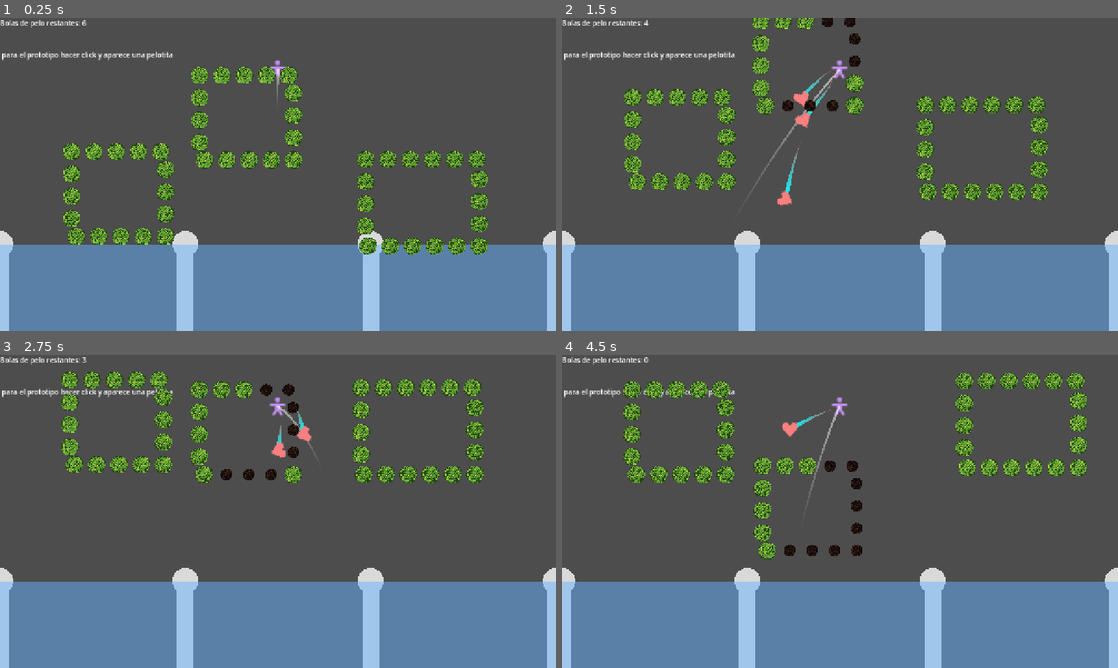
Above: before the commit, frames 1-4 (two rows, left to right).
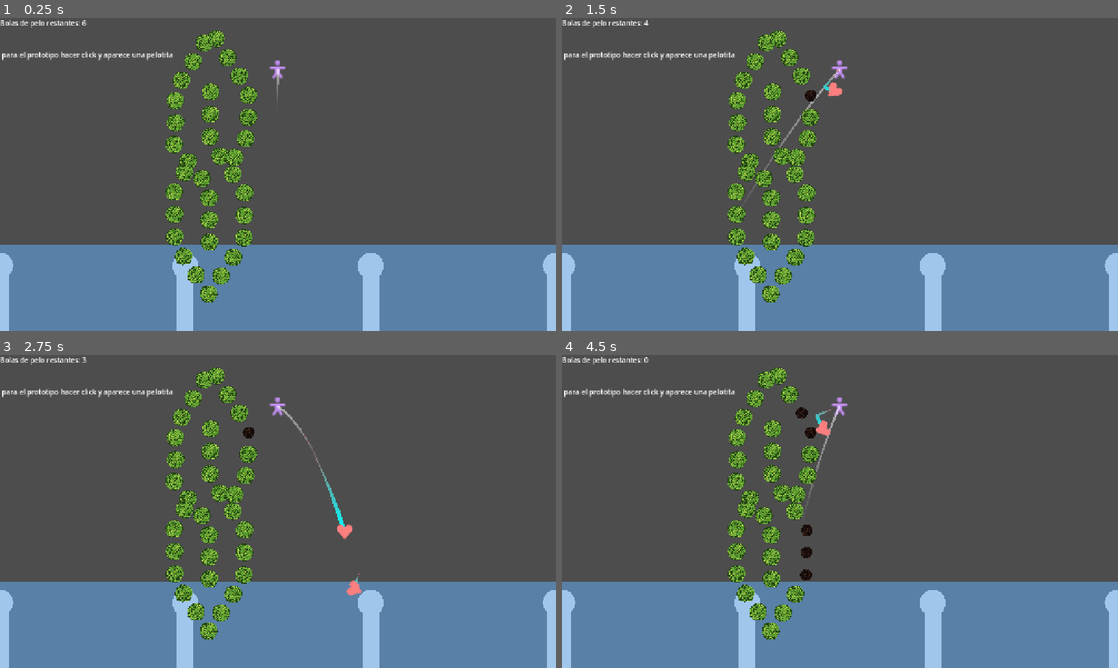
Above: after the commit, the same moments.

Repository: Markynico/LUJ-2026
Game: Godot game, scene res://escenas/prueba_escena.tscn
The game is run twice, just before and just after one commit, with the same random seed, the same clock (stepped at 60 frames per second) and the same inputs. Sound files missing from this copy of the repository are replaced by a short silence.
Inputs (mouse positions are in pixels of both pictures, inside the frame that each line leads up to):
- Up to frame 1 (0.25 s): no input
- Up to frame 2 (1.5 s): tap Y at 0.5, 1.25 s; move the mouse to (962, 158) at 0.52 s; click (962, 158) at 0.6 s; drag from (728, 190) to (656, 287) at 1.27 s
- Up to frame 3 (2.75 s): tap Y at 2 s; move the mouse to (333, 442) at 2.02 s; click (333, 442) at 2.1 s
- Up to frame 4 (4.5 s): tap Y at 2.75, 3.5, 4.25 s; drag from (812, 574) to (1023, 624) at 2.77 s; move the mouse to (1006, 558) at 3.52 s; click (1006, 558) at 3.6 s; drag from (673, 464) to (1023, 624) at 4.27 s

The runs differ from the first frame. In frame 1, 12% of the frame differs, in the area x 0-100%, y 4-91%; in frame 2, 12%; in frame 3, 12%; in frame 4, 11%.

Commit message:
update editor

Diff:
--- a/luj-2026/escenas/componentes/divisor.tscn
+++ b/luj-2026/escenas/componentes/divisor.tscn
@@ -4,7 +4,7 @@
 
 [sub_resource type="RectangleShape2D" id="RectangleShape2D_pared"]
 resource_local_to_scene = true
-size = Vector2(40, 200)
+size = Vector2(40, 150)
 
 [sub_resource type="CircleShape2D" id="CircleShape2D_punta"]
 resource_local_to_scene = true
@@ -12,16 +12,15 @@
 
 [node name="Divisor" type="StaticBody2D" unique_id=1662655621 node_paths=PackedStringArray("colision_pared", "colision_punta")]
 script = ExtResource("1_div")
-alto = 200.0
 ancho = 40.0
 radio_punta = 30.0
 colision_pared = NodePath("ColisionPared")
 colision_punta = NodePath("ColisionPunta")
 
 [node name="ColisionPared" type="CollisionShape2D" parent="." unique_id=1782782826]
-position = Vector2(0, -100)
+position = Vector2(0, -75)
 shape = SubResource("RectangleShape2D_pared")
 
 [node name="ColisionPunta" type="CollisionShape2D" parent="." unique_id=579995083]
-position = Vector2(0, -200)
+position = Vector2(0, -150)
 shape = SubResource("CircleShape2D_punta")
--- a/luj-2026/escenas/editor_de_niveles.tscn
+++ b/luj-2026/escenas/editor_de_niveles.tscn
@@ -1,62 +1,39 @@
 [gd_scene format=3 uid="uid://jimkk8u7orb2"]
 
 [ext_resource type="Script" uid="uid://bh3lxufik2p65" path="res://scripts/niveles/cargador_de_nivel.gd" id="1_carg"]
-[ext_resource type="PackedScene" uid="uid://cformarect0a1" path="res://escenas/componentes/forma_rectangulo.tscn" id="4_pevrx"]
-[ext_resource type="PackedScene" uid="uid://ddjsjatakql7" path="res://escenas/componentes/recorrido.tscn" id="5_xrhlm"]
+[ext_resource type="PackedScene" uid="uid://cformabe000a1" path="res://escenas/componentes/forma_path.tscn" id="3_4ylx1"]
+[ext_resource type="Script" uid="uid://1owdp7hud1ge" path="res://scripts/niveles/forma_path.gd" id="4_pevrx"]
 [ext_resource type="PackedScene" uid="uid://bxjt6h43758na" path="res://escenas/componentes/divisiones_pachinko.tscn" id="7_divs"]
 
-[sub_resource type="Curve2D" id="Curve2D_pevrx"]
+[sub_resource type="Curve2D" id="Curve2D_k61t0"]
+bake_interval = 2.0
 _data = {
-"points": PackedVector2Array(0, 0, 0, 0, 0, 0, 0, 0, 0, 0, -6.1299744, -350.81)
+"points": PackedVector2Array(0, 0, 0, 0, 24.387695, -11.237701, 0, 0, 0, 0, 65.177124, -80.974396, 0, 0, 0, 0, 66.49286, -215.18471, 0, 0, 0, 0, -46.664795, -392.81598, 0, 0, 0, 0, -155.87512, -212.55313, 0, 0, 0, 0, -154.46533, -117.54068, 0, 0, 0, 0, -158.50671, -50.711304, 0, 0, 0, 0, -53.465332, 77.45932, 0, 0, 0, 0, -51.92798, 244.02502)
 }
-point_count = 2
+point_count = 9
 
-[sub_resource type="Curve2D" id="Curve2D_k61t0"]
+[sub_resource type="Curve2D" id="Curve2D_xrhlm"]
+bake_interval = 2.0
 _data = {
-"points": PackedVector2Array(0, 0, 0, 0, 0, 0, 0, 0, 0, 0, -13.599976, -339.94, 0, 0, 0, 0, 157.40002, -252.94, 0, 0, 0, 0, 59.400024, -167.94)
+"points": PackedVector2Array(0, 0, 0, 0, -77.595276, -169.66753, 0, 0, 0, 0, -79.972534, -20.94757, 0, 0, 0, 0, 25.027466, 131.05243, 0, 0, 0, 0, 23.027466, 281.05243, 0, 0, 0, 0, -82.85846, 442.1735, 0, 0, 0, 0, -185.97253, 288.05243, 0, 0, 0, 0, -188.1214, 129.01614, 0, 0, 0, 0, -156.54254, 73.75311)
 }
-point_count = 4
+point_count = 8
 
 [node name="EditorDeNiveles" type="Node2D" unique_id=925235971]
 script = ExtResource("1_carg")
-
-[node name="Recorrido" parent="." unique_id=280754748 instance=ExtResource("5_xrhlm")]
-position = Vector2(273.12997, 429.81)
-curve = SubResource("Curve2D_pevrx")
-
-[node name="Seguidor" parent="Recorrido" index="0"]
-loop = false
-
-[node name="FormaRectangulo" parent="Recorrido/Seguidor" index="0" unique_id=643326389 instance=ExtResource("4_pevrx")]
-"tamaño" = Vector2(216.16003, 194.59497)
-
-[node name="Recorrido2" parent="." unique_id=778508862 instance=ExtResource("5_xrhlm")]
-position = Vector2(571, 429.81)
-curve = SubResource("Curve2D_pevrx")
-progreso_inicial = 50.0
-
-[node name="Seguidor" parent="Recorrido2" index="0"]
-position = Vector2(-3.0649874, -175.40501)
-progress = 175.4318
-loop = false
-
-[node name="FormaRectangulo" parent="Recorrido2/Seguidor" index="0" unique_id=986486089 instance=ExtResource("4_pevrx")]
-"tamaño" = Vector2(216.16003, 194.59497)
-
-[node name="Recorrido3" parent="." unique_id=784222684 instance=ExtResource("5_xrhlm")]
-position = Vector2(973.42847, 449.75647)
-curve = SubResource("Curve2D_k61t0")
-
-[node name="Seguidor" parent="Recorrido3" index="0"]
-loop = false
-
-[node name="FormaRectangulo" parent="Recorrido3/Seguidor" index="0" unique_id=762517866 instance=ExtResource("4_pevrx")]
-"tamaño" = Vector2(262.14, 198.83002)
 
 [node name="DivisionesPachinko" parent="." unique_id=631157151 instance=ExtResource("7_divs")]
 position = Vector2(0, 720)
 divisiones_intermedias = 3
 
-[editable path="Recorrido"]
-[editable path="Recorrido2"]
-[editable path="Recorrido3"]
+[node name="FormaPath" type="Path2D" parent="." unique_id=106809862 instance=ExtResource("3_4ylx1")]
+position = Vector2(521.46533, 329.54065)
+scale = Vector2(0.76000124, 0.76000124)
+curve = SubResource("Curve2D_k61t0")
+script = ExtResource("4_pevrx")
+
+[node name="FormaPath2" type="Path2D" parent="." unique_id=2118330783 instance=ExtResource("3_4ylx1")]
+position = Vector2(543.97253, 298.94754)
+scale = Vector2(0.76000124, 0.76000124)
+curve = SubResource("Curve2D_xrhlm")
+script = ExtResource("4_pevrx")
--- a/luj-2026/escenas/prueba_escena.tscn
+++ b/luj-2026/escenas/prueba_escena.tscn
@@ -4,9 +4,9 @@
 [ext_resource type="PackedScene" uid="uid://brhfmi38jresg" path="res://escenas/componentes/disparador_pelotita.tscn" id="2_jn8va"]
 [ext_resource type="PackedScene" uid="uid://b07gjr8bpk3tm" path="res://escenas/hud.tscn" id="3_l1he2"]
 [ext_resource type="Script" uid="uid://bh3lxufik2p65" path="res://scripts/niveles/cargador_de_nivel.gd" id="3_qjisj"]
-[ext_resource type="Resource" uid="uid://dqestmncri4nu" path="res://niveles/prueba divisiones.tres" id="4_7oqg1"]
 [ext_resource type="PackedScene" uid="uid://dy3jqoayfdkwm" path="res://escenas/pelotita_estatica_prueba.tscn" id="4_qjisj"]
 [ext_resource type="Script" uid="uid://mrkgoq2v1cix" path="res://scripts/niveles/selector_de_niveles.gd" id="5_7oqg1"]
+[ext_resource type="Resource" uid="uid://fxthvqs3nbe6" path="res://niveles/cool s.tres" id="6_3a2ma"]
 
 [node name="PRUEBA_ESCENA" type="Node2D" unique_id=1045362644]
 
@@ -241,7 +241,7 @@
 
 [node name="CargadorDeNivel" type="Node2D" parent="." unique_id=2005064664]
 script = ExtResource("3_qjisj")
-nivel = ExtResource("4_7oqg1")
+nivel = ExtResource("6_3a2ma")
 metadata/_custom_type_script = "uid://bh3lxufik2p65"
 
 [node name="SelectorDeNiveles" type="Node2D" parent="." unique_id=1571656494 node_paths=PackedStringArray("cargador")]
--- /dev/null
+++ b/luj-2026/niveles/cool s.tres
@@ -0,0 +1,37 @@
+[gd_resource type="Resource" script_class="NivelData" format=3 uid="uid://fxthvqs3nbe6"]
+
+[ext_resource type="Script" uid="uid://1owdr3bm0age" path="res://scripts/niveles/forma_data.gd" id="1_7dnf6"]
+[ext_resource type="Script" uid="uid://4yxin8siliwu" path="res://scripts/niveles/nivel_data.gd" id="2_444nr"]
+
+[sub_resource type="Curve2D" id="Curve2D_7dnf6"]
+bake_interval = 2.0
+_data = {
+"points": PackedVector2Array(0, 0, 0, 0, 24.387695, -11.237701, 0, 0, 0, 0, 65.177124, -80.974396, 0, 0, 0, 0, 66.49286, -215.18471, 0, 0, 0, 0, -46.664795, -392.81598, 0, 0, 0, 0, -155.87512, -212.55313, 0, 0, 0, 0, -154.46533, -117.54068, 0, 0, 0, 0, -158.50671, -50.711304, 0, 0, 0, 0, -53.465332, 77.45932, 0, 0, 0, 0, -51.92798, 244.02502)
+}
+point_count = 9
+
+[sub_resource type="Resource" id="Resource_444nr"]
+script = ExtResource("1_7dnf6")
+tipo = "path"
+posicion = Vector2(521.46533, 329.54065)
+escala = Vector2(0.76000124, 0.76000124)
+curva = SubResource("Curve2D_7dnf6")
+
+[sub_resource type="Curve2D" id="Curve2D_jf1ll"]
+bake_interval = 2.0
+_data = {
+"points": PackedVector2Array(0, 0, 0, 0, -77.595276, -169.66753, 0, 0, 0, 0, -79.972534, -20.94757, 0, 0, 0, 0, 25.027466, 131.05243, 0, 0, 0, 0, 23.027466, 281.05243, 0, 0, 0, 0, -82.85846, 442.1735, 0, 0, 0, 0, -185.97253, 288.05243, 0, 0, 0, 0, -188.1214, 129.01614, 0, 0, 0, 0, -156.54254, 73.75311)
+}
+point_count = 8
+
+[sub_resource type="Resource" id="Resource_b4055"]
+script = ExtResource("1_7dnf6")
+tipo = "path"
+posicion = Vector2(543.97253, 298.94754)
+escala = Vector2(0.76000124, 0.76000124)
+curva = SubResource("Curve2D_jf1ll")
+
+[resource]
+script = ExtResource("2_444nr")
+nombre = "cool s"
+formas = Array[ExtResource("1_7dnf6")]([SubResource("Resource_444nr"), SubResource("Resource_b4055")])
--- a/luj-2026/scripts/resources/BolaPelosNormal.tres
+++ b/luj-2026/scripts/resources/BolaPelosNormal.tres
@@ -1,7 +1,6 @@
 [gd_resource type="Resource" script_class="PelotitaBase" format=3 uid="uid://cefp6mo0t1mgi"]
 
 [ext_resource type="Script" uid="uid://c7ogyqxnq7236" path="res://scripts/pelotitas_custom/pelotita_base.gd" id="1_07tsf"]
-[ext_resource type="AudioStream" uid="uid://2jvby7clemka" path="res://assets/audio/sfx/romper_pelotita.wav" id="1_riwt3"]
 [ext_resource type="Texture2D" uid="uid://y01cjx6nscow" path="res://iconos_custom/heart.svg" id="2_pxh3y"]
 
 [sub_resource type="Gradient" id="Gradient_pxh3y"]
@@ -12,5 +11,4 @@
 script = ExtResource("1_07tsf")
 textura = ExtResource("2_pxh3y")
 colores_estela = SubResource("Gradient_pxh3y")
-audio_al_rebotar = ExtResource("1_riwt3")
 metadata/_custom_type_script = "uid://c7ogyqxnq7236"
Not shown, changed: luj-2026/addons/editor_de_niveles/dock_editor_de_niveles.gd
Not shown, changed: luj-2026/addons/editor_de_niveles/dock_editor_de_niveles.tscn
Not shown, changed: luj-2026/addons/editor_de_niveles/plugin.gd
